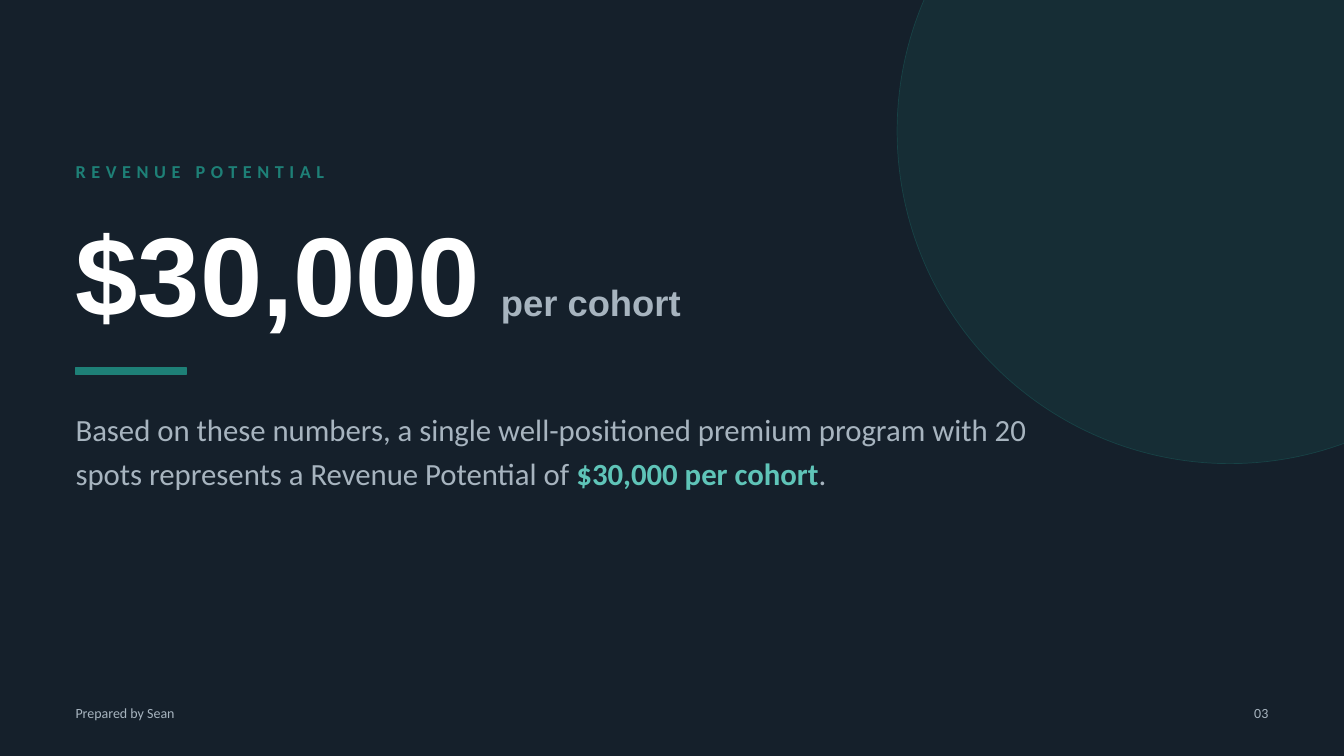
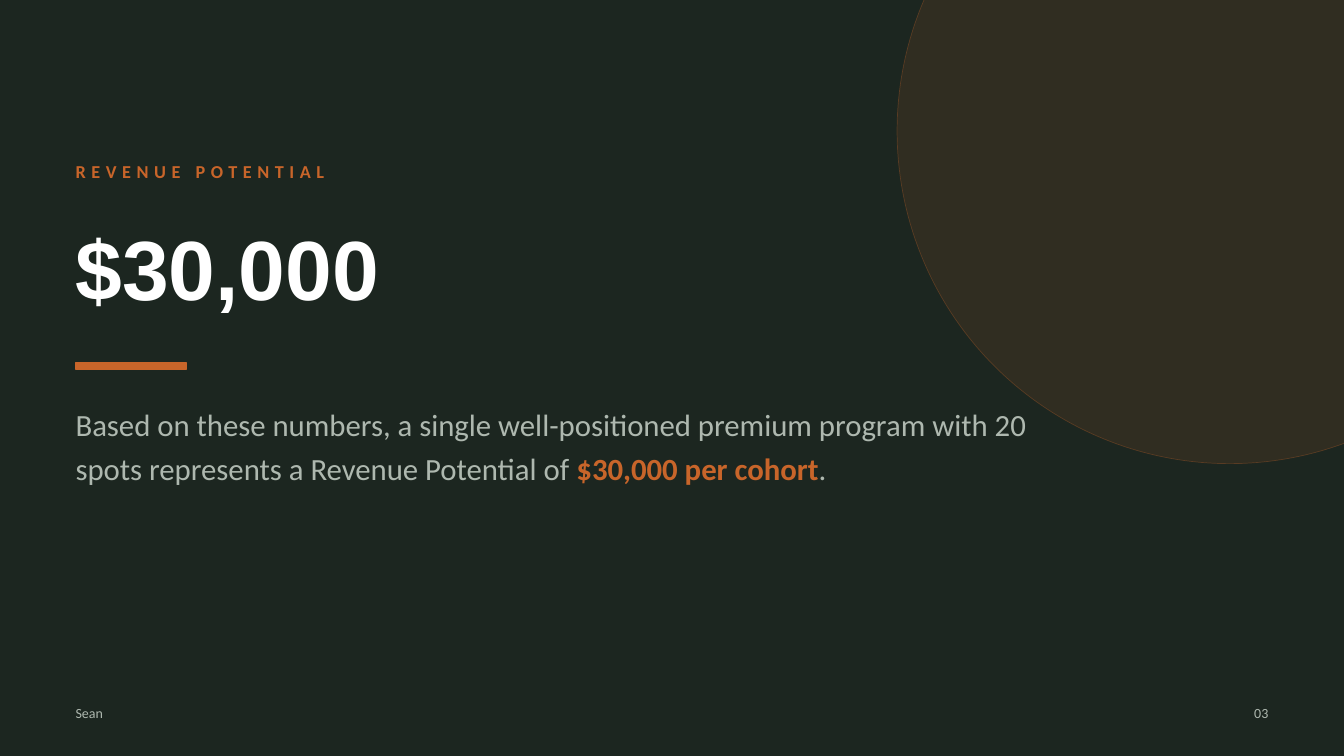
Before and after one commit to supsean/First-App-Sean, a slide deck: slide 3 of decks/mobility-audit.pptx. Drawn at 1344x756 pixels with LibreOffice and Linux fonts; fonts in the diff are those of the drawing. Boxes give left, top, right and bottom in pixels: in the first picture for what was removed or moved away, otherwise in the second. Text is boxed around its words. In the diff, an @@ line names an element or a change of style, - is before the commit and + after.

```diff
--- a/decks/mobility-audit.pptx
+++ b/decks/mobility-audit.pptx
@@ background #15202B to #1C2620 @@
@@ ellipse at box(897, 0, 1344, 464): fill #1E8077 at 14% opacity to #C8652A at 12% opacity; outline #1E8077 0.5 pt to #C8652A 0.5 pt @@
@@ text "REVENUE POTENTIAL" at box(76, 166, 325, 178): text colour #1E8077 to #C8652A @@
@@ text at box(76, 237, 380, 313): text changed; size 26 to 60 pt; text colour #A7B4BF to #FFFFFF @@
-$30,000 per cohort
+$30,000
@@ rectangle: place and size @@
-rectangle at box(76, 368, 187, 374)
+rectangle at box(76, 363, 187, 369)
@@ rectangle at box(76, 363, 187, 369): fill #1E8077 to #C8652A; outline #1E8077 1 pt to #C8652A 1 pt @@
@@ text "Based on these numbers, a ..." at box(76, 414, 1026, 485): text colour #A7B4BF to #AEB8AF in "Based on these numbers, a single well-positioned ..."; text colour #5FC4B8 to #C8652A in "$30,000 per cohort." @@
@@ text at box(76, 709, 103, 718): text changed; text colour #A7B4BF to #AEB8AF @@
-Prepared by Sean
+Sean
@@ text "03" at box(1254, 709, 1268, 718): text colour #A7B4BF to #AEB8AF @@
```
Also in this commit, not shown: 6 other slides changed, 1 other file.
